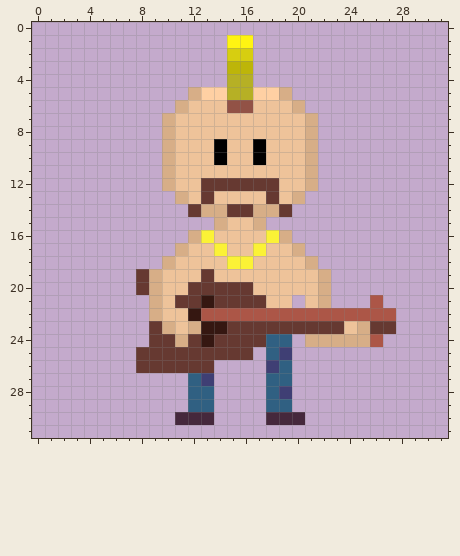
One commit to this pixel-art sprite: assets/Sprites/Character.png. That is the earlier state.
The file is 32x32 pixels.
After the commit:
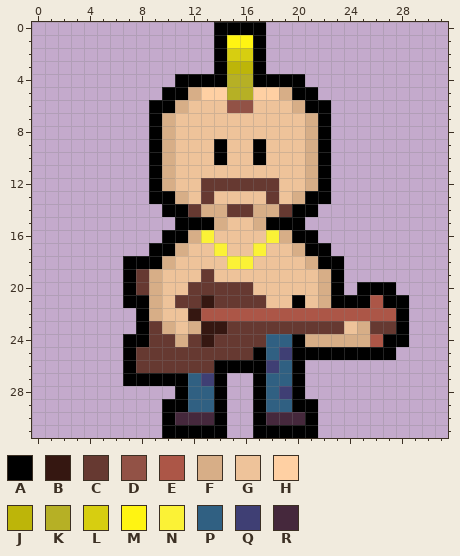
Palette (. is transparent): A #000000  B #351711  C #663931  D #925246  E #ac5647  F #d7ae87  G #eec39a  H #ffd0a3  J #bdb509  K #b6b025  L #d7ce10  M #fff412  N #fbf236  P #306082  Q #3f3f74  R #45283c
From old to new:
{"y":0,"x":14,"old":"....","new":"AAAA"}
{"y":1,"x":14,"old":".","new":"A"}
{"y":1,"x":17,"old":".","new":"A"}
{"y":2,"x":14,"old":".","new":"A"}
{"y":2,"x":17,"old":".","new":"A"}
{"y":3,"x":14,"old":".","new":"A"}
{"y":3,"x":17,"old":".","new":"A"}
{"y":4,"x":11,"old":"....","new":"AAAA"}
{"y":4,"x":17,"old":"....","new":"AAAA"}
{"y":5,"x":10,"old":"..","new":"AA"}
{"y":5,"x":20,"old":"..","new":"AA"}
{"y":6,"x":9,"old":"..","new":"AA"}
{"y":6,"x":21,"old":"..","new":"AA"}
{"y":7,"x":9,"old":".","new":"A"}
{"y":7,"x":22,"old":".","new":"A"}
{"y":8,"x":9,"old":".","new":"A"}
{"y":8,"x":22,"old":".","new":"A"}
{"y":9,"x":9,"old":".","new":"A"}
{"y":9,"x":22,"old":".","new":"A"}
{"y":10,"x":9,"old":".","new":"A"}
{"y":10,"x":22,"old":".","new":"A"}
{"y":11,"x":9,"old":".","new":"A"}
{"y":11,"x":22,"old":".","new":"A"}
{"y":12,"x":9,"old":".","new":"A"}
{"y":12,"x":22,"old":".","new":"A"}
{"y":13,"x":9,"old":"..","new":"AA"}
{"y":13,"x":21,"old":"..","new":"AA"}
{"y":14,"x":10,"old":"..","new":"AA"}
{"y":14,"x":20,"old":"..","new":"AA"}
{"y":15,"x":11,"old":"...","new":"AAA"}
{"y":15,"x":18,"old":"...","new":"AAA"}
{"y":16,"x":10,"old":"..","new":"AA"}
{"y":16,"x":20,"old":"..","new":"AA"}
{"y":17,"x":9,"old":"..","new":"AA"}
{"y":17,"x":21,"old":"..","new":"AA"}
{"y":18,"x":7,"old":"...","new":"AAA"}
{"y":18,"x":22,"old":"..","new":"AA"}
{"y":19,"x":7,"old":".","new":"A"}
{"y":19,"x":23,"old":".","new":"A"}
{"y":20,"x":7,"old":".","new":"A"}
{"y":20,"x":23,"old":".","new":"A"}
{"y":20,"x":25,"old":"...","new":"AAA"}
{"y":21,"x":7,"old":"..","new":"AA"}
{"y":21,"x":20,"old":".","new":"A"}
{"y":21,"x":23,"old":"...","new":"AAA"}
{"y":21,"x":27,"old":"..","new":"AA"}
{"y":22,"x":8,"old":".","new":"A"}
{"y":22,"x":28,"old":".","new":"A"}
{"y":23,"x":8,"old":".","new":"A"}
{"y":23,"x":28,"old":".","new":"A"}
{"y":24,"x":7,"old":"..","new":"AA"}
{"y":24,"x":20,"old":".","new":"A"}
{"y":24,"x":27,"old":"..","new":"AA"}
{"y":25,"x":7,"old":".","new":"A"}
{"y":25,"x":17,"old":".","new":"A"}
{"y":25,"x":20,"old":"........","new":"AAAAAAAA"}
{"y":26,"x":7,"old":".","new":"A"}
{"y":26,"x":14,"old":"....","new":"AAAA"}
{"y":26,"x":20,"old":".","new":"A"}
{"y":27,"x":7,"old":".....","new":"AAAAA"}
{"y":27,"x":14,"old":".","new":"A"}
{"y":27,"x":17,"old":".","new":"A"}
{"y":27,"x":20,"old":".","new":"A"}
{"y":28,"x":11,"old":".","new":"A"}
{"y":28,"x":14,"old":".","new":"A"}
{"y":28,"x":17,"old":".","new":"A"}
{"y":28,"x":20,"old":".","new":"A"}
{"y":29,"x":10,"old":"..","new":"AA"}
{"y":29,"x":14,"old":".","new":"A"}
{"y":29,"x":17,"old":".","new":"A"}
{"y":29,"x":20,"old":"..","new":"AA"}
{"y":30,"x":10,"old":".","new":"A"}
{"y":30,"x":14,"old":".","new":"A"}
{"y":30,"x":17,"old":".","new":"A"}
{"y":30,"x":21,"old":".","new":"A"}
{"y":31,"x":10,"old":".....","new":"AAAAA"}
{"y":31,"x":17,"old":".....","new":"AAAAA"}
